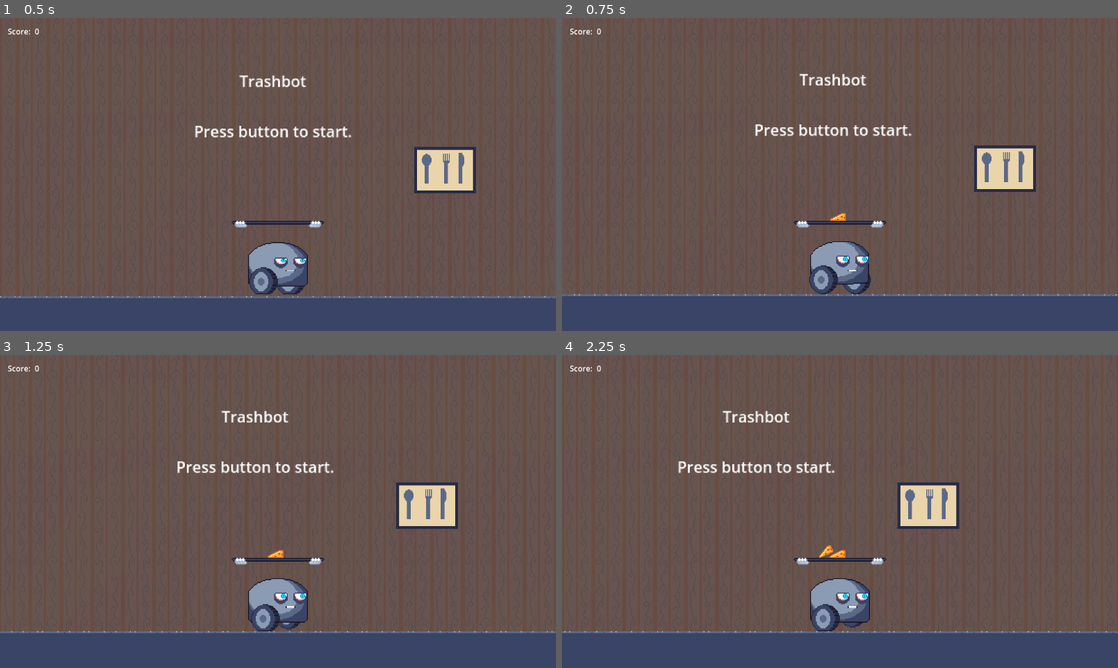
Above: before the commit, frames 1-4 (two rows, left to right).
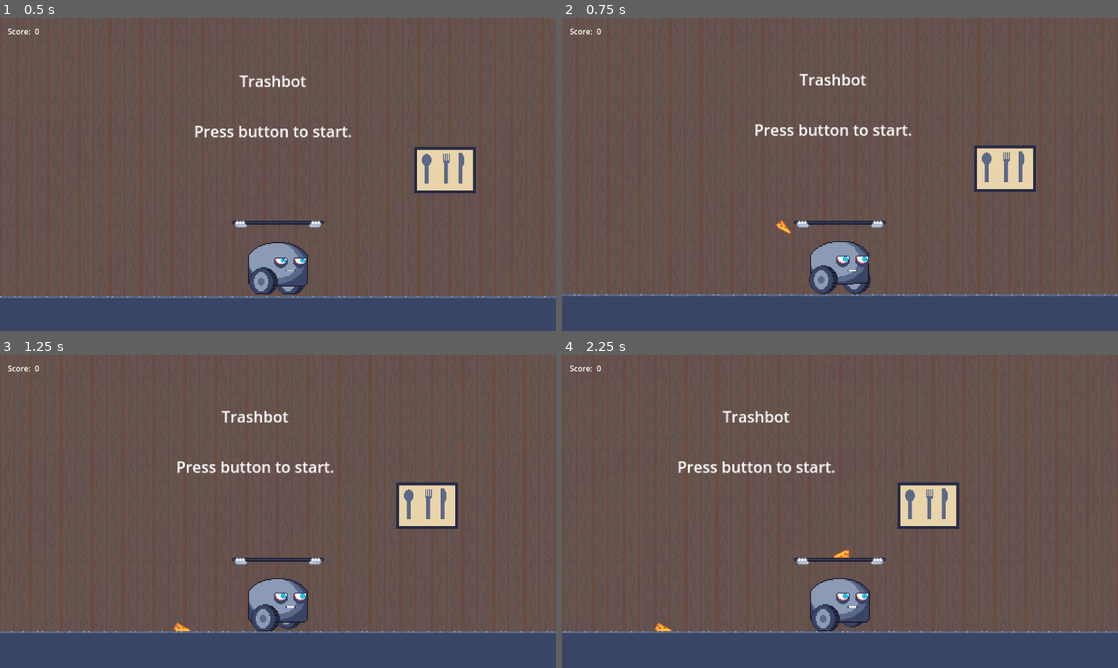
Above: after the commit, the same moments.

Repository: qntnt/alt_ctrl_jam
Game: Godot game, scene res://game_scene.tscn
Two runs of this game, one before a commit and one after it. Both use one fixed random seed, a clock stepped at 60 frames per second and the inputs below.
Inputs (mouse positions are in pixels of both pictures, inside the frame that each line leads up to):
- Up to frame 1 (0.5 s): no input
- Up to frame 2 (0.75 s): tap Enter at 0.5 s; move the mouse to (962, 158) at 0.52 s; hold Space (big_button) from 0.53 s (still down); click (962, 158) at 0.67 s
- Up to frame 3 (1.25 s): keep holding Space (big_button)
- Up to frame 4 (2.25 s): release Space (big_button) at 1.25 s; drag from (728, 527) to (812, 574) at 1.27 s; move the mouse to (895, 442) at 2.02 s; hold Space (big_button) from 2.03 s (still down); click (895, 442) at 2.17 s

Frame 1 is identical in both runs. In frame 2, 0.1% of the frame differs, in the area x 38-52%, y 62-70%; in frame 3, 0.1%; in frame 4, 0.2%, in the area x 16-52%, y 60-89%.

Commit message:
Randomized cheese throwing spawn

Diff:
--- a/nodes/robot/item_throw_controller.gd
+++ b/nodes/robot/item_throw_controller.gd
@@ -9,6 +9,6 @@
 
 func _on_input_controller_button_pressed() -> void:
 	var item := ItemDB.instantiate_item('cheese')
-	item.position = spawn_point.global_position
+	item.position = spawn_point.global_position + (Vector2.RIGHT * randi_range(-500, 500))
 	item.linear_velocity = shoot_speed * item.global_position.direction_to(shoot_target.global_position)
 	NodeLocator.get_game_node().add_child(item)
--- a/nodes/robot/robot.tscn
+++ b/nodes/robot/robot.tscn
@@ -199,7 +199,7 @@
 position = Vector2(1, -305)
 
 [node name="TargetPoint" type="Node2D" parent="ItemThrowController"]
-position = Vector2(-1, -55)
+position = Vector2(1, 0)
 
 [node name="NextSectionSpawnPoint" type="Node2D" parent="."]
 position = Vector2(400, 0)
